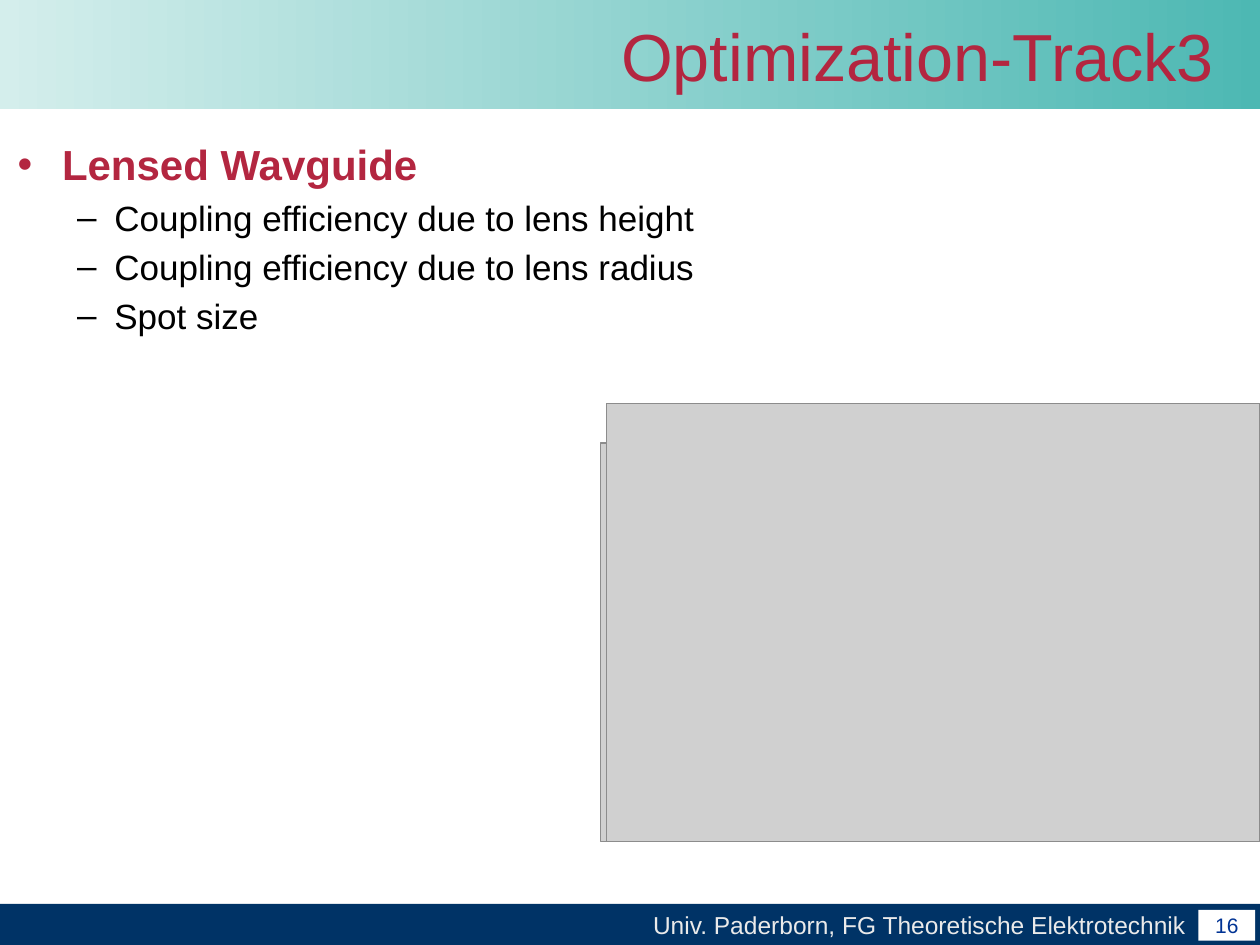
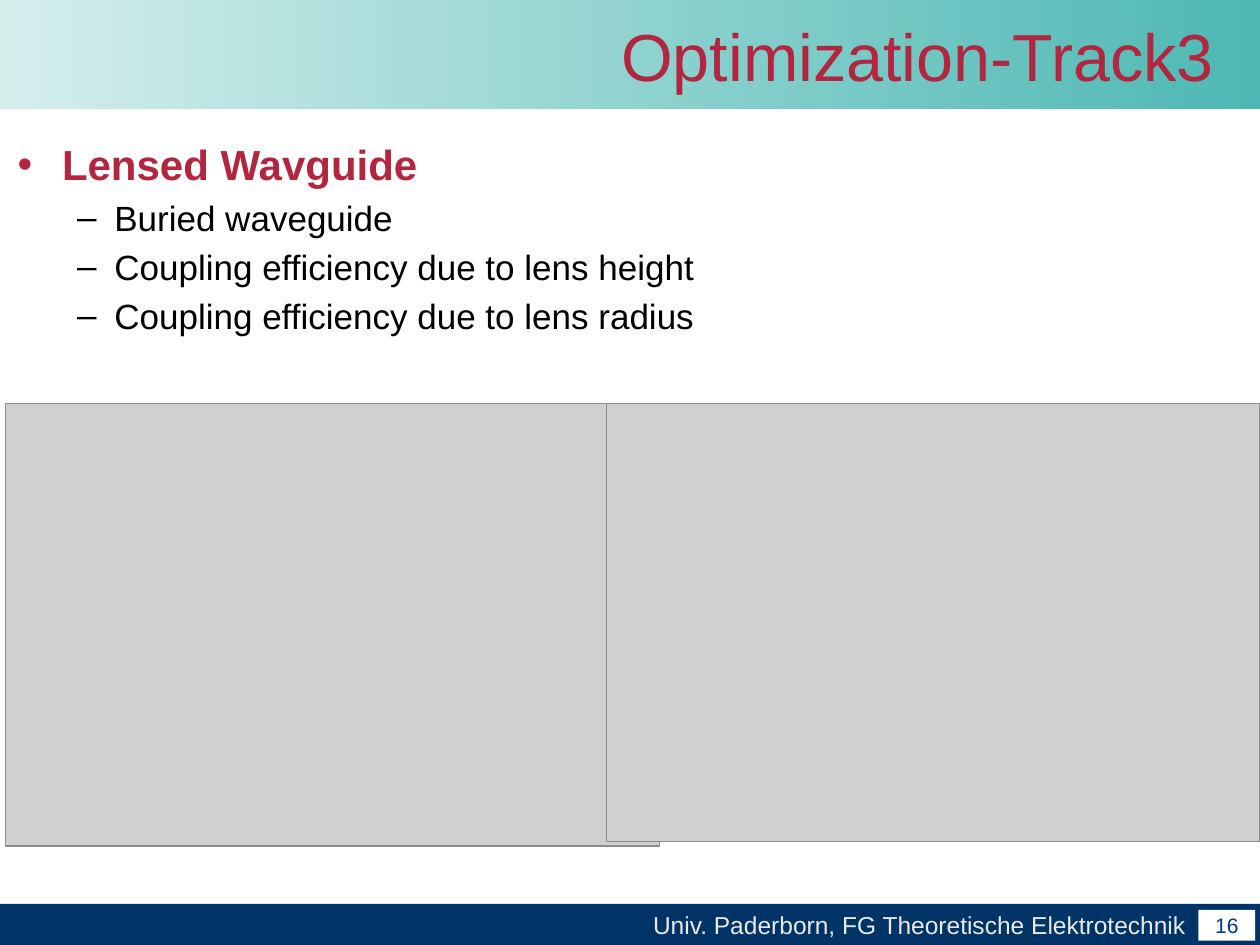
Before and after one commit to leonard117/arbeittet, a slide deck: slide 17 of Master_arbeit/word/Abschlussvortrag der Masterarbeit.pptx. Drawn at 1260x945 pixels with LibreOffice and Linux fonts; fonts in the diff are those of the drawing; grey boxes stand for pictures; background and template pictures are left out. Boxes give left, top, right and bottom in pixels: in the first picture for what was removed or moved away, otherwise in the second. Text is boxed around its words. In the diff, an @@ line names an element or a change of style, - is before the commit and + after.

```diff
--- a/Master_arbeit/word/Abschlussvortrag der Masterarbeit.pptx
+++ b/Master_arbeit/word/Abschlussvortrag der Masterarbeit.pptx
@@ text at (x1=114, y1=205, x2=392, y2=238): paragraph added @@
+  – Buried waveguide
@@ text at (x1=114, y1=303, x2=258, y2=336): paragraph removed @@
-  – Spot size
@@ picture added at (x1=6, y1=403, x2=660, y2=845) @@
@@ picture moved from (x1=601, y1=444, x2=1252, y2=842) to (x1=609, y1=444, x2=1260, y2=842) @@
```
